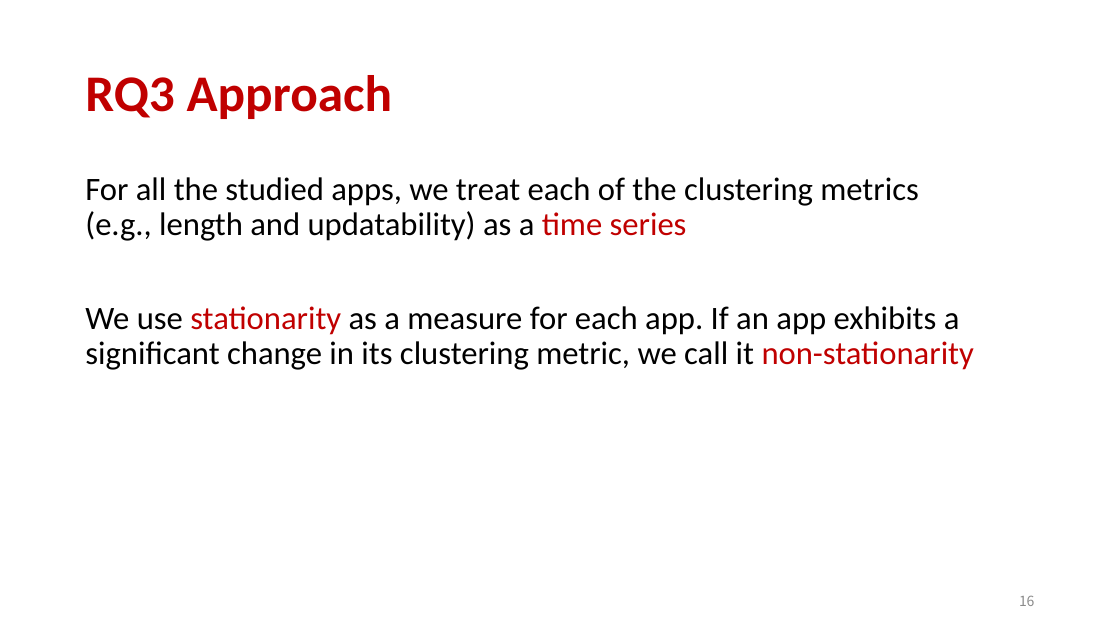
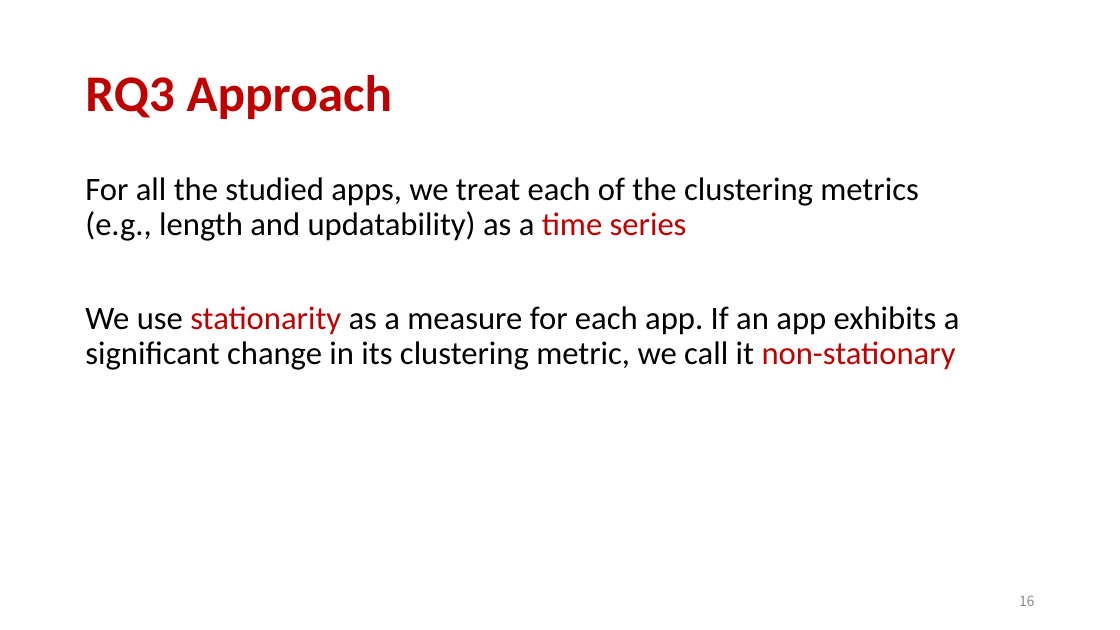
Before and after one commit to aidanby/aidanby.github.io, a slide deck: slide 16 of files/icse22.pptx. Drawn at 1120x630 pixels with LibreOffice and Linux fonts; fonts in the diff are those of the drawing. Boxes give left, top, right and bottom in pixels: in the first picture for what was removed or moved away, otherwise in the second. Text is boxed around its words. In the diff, an @@ line names an element or a change of style, - is before the commit and + after.

```diff
--- a/files/icse22.pptx
+++ b/files/icse22.pptx
@@ text at <box>85,306,960,370</box>: text changed @@
-We use stationarity as a measure for each app. If an app exhibits a significant change in its clustering metric, we call it non-stationarity
+We use stationarity as a measure for each app. If an app exhibits a significant change in its clustering metric, we call it non-stationary
```
Also in this commit, not shown: 2 other slides changed.
